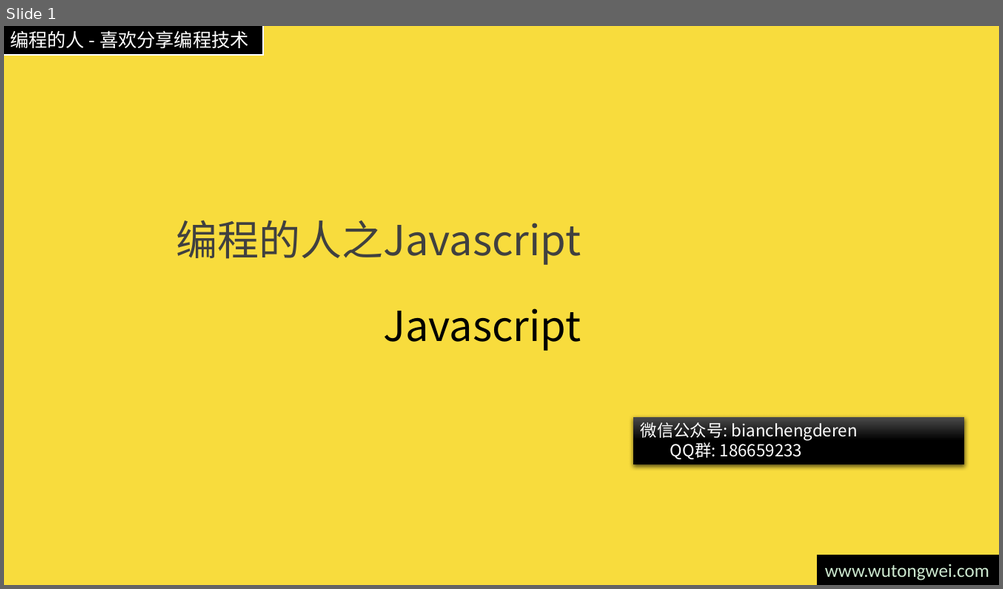
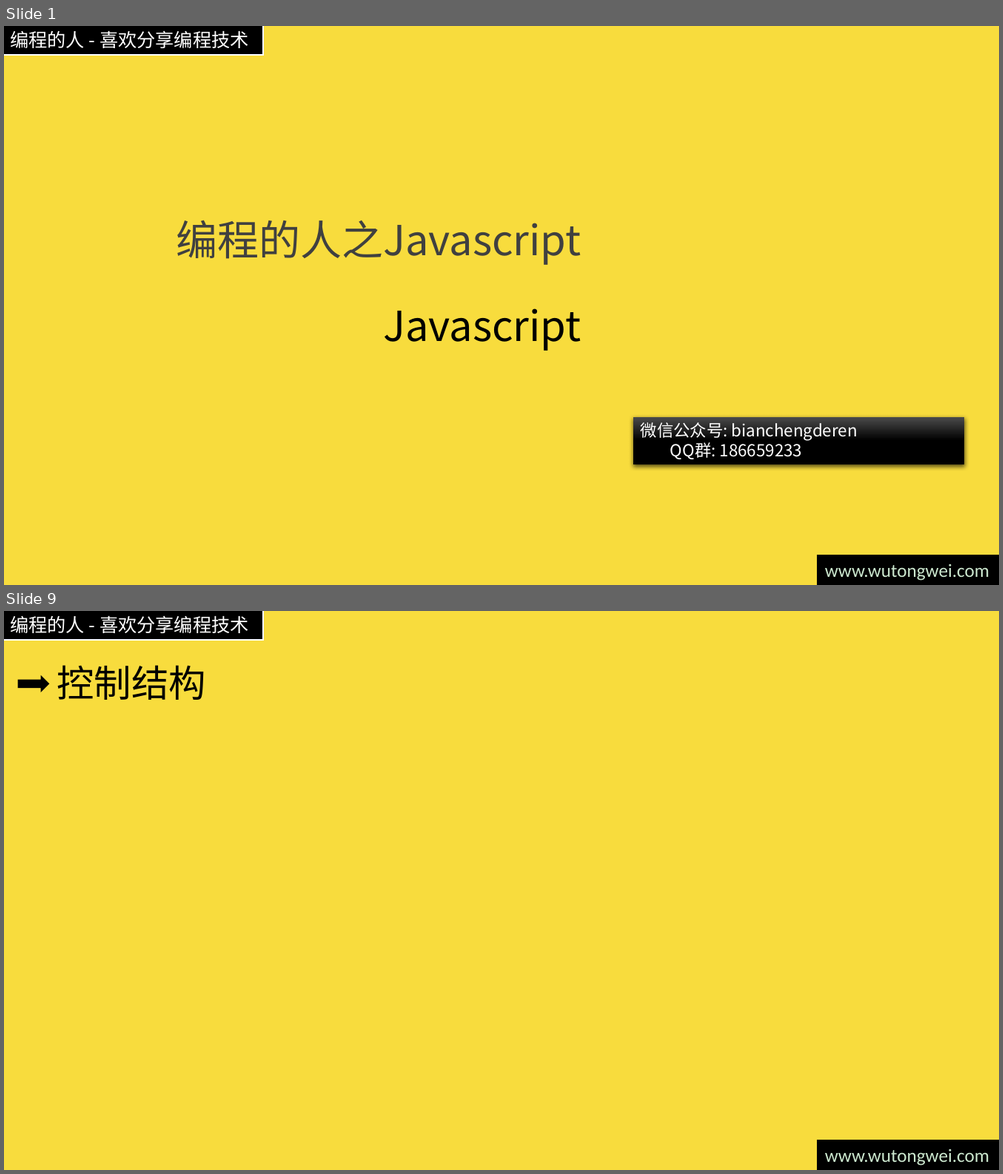
Before and after one commit to willculture/training, a slide deck: ppt/front-end/Javascript.pptx. Shown one above the other, each under a label of ours: slide 1 before the commit, slides 1 and 9 after it; the slides between them are not shown. The pictures are 1003x589 and 1003x1174 pixels, drawn with LibreOffice and Linux fonts; fonts in the diff are those of the drawing; background and template pictures are left out. Boxes give left, top, right and bottom in pixels: in the first picture for what was removed or moved away, otherwise in the second. Text is boxed around its words. In the diff, an @@ line names an element or a change of style, - is before the commit and + after.

```diff
--- a/ppt/front-end/Javascript.pptx
+++ b/ppt/front-end/Javascript.pptx
@@ slide 9 added at (4,611,999,1170), background #F8DC3D; not listed: 2 template elements that a slide beside it also shows @@
@@ right arrow added at (17,675,48,692), fill #000000 @@
@@ title added at (57,665,206,700), 36 pt, text #000000 @@
+控制结构
```
Also in this commit, not shown: 1 slide changed, 10 other slides added, 1 slide removed.
